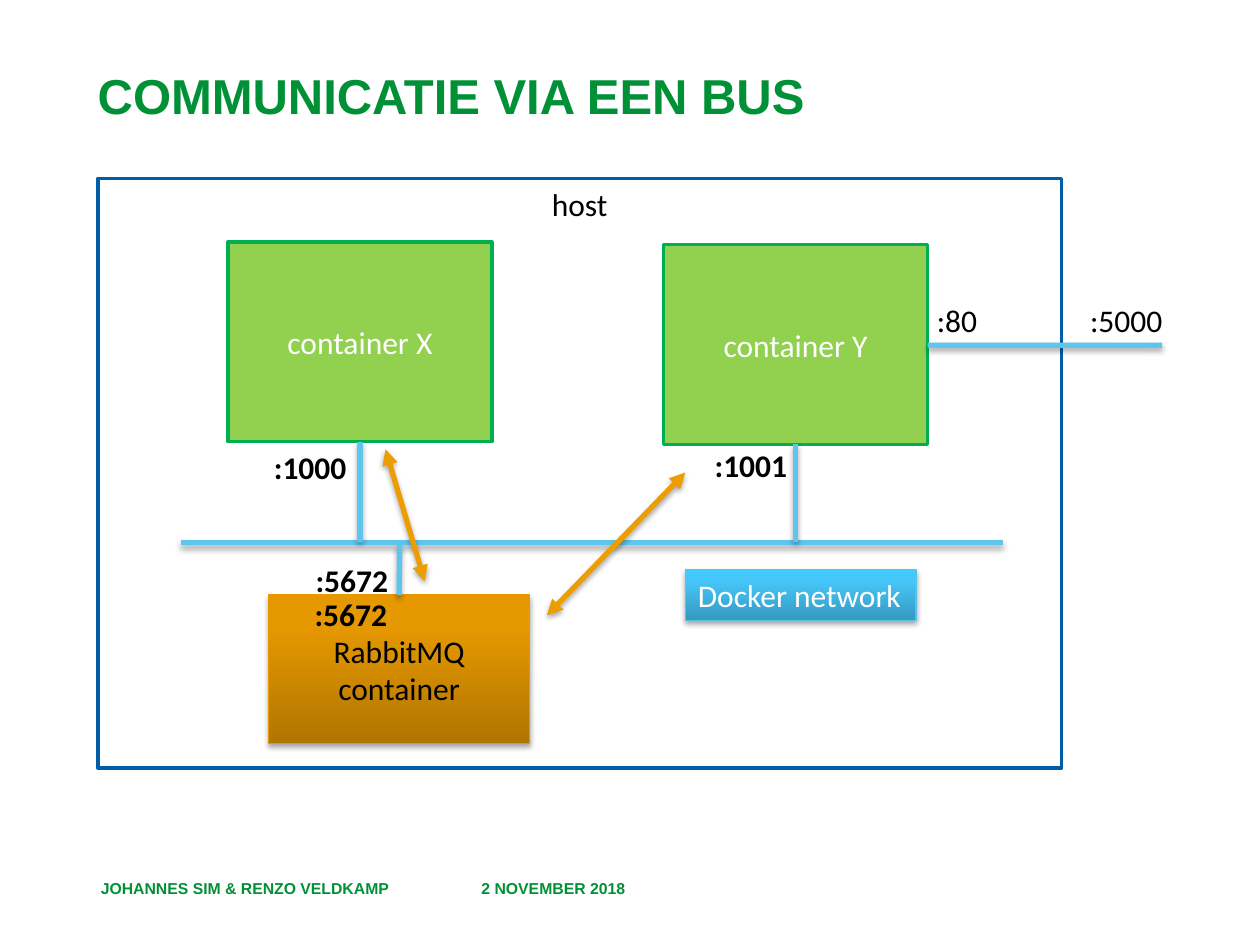
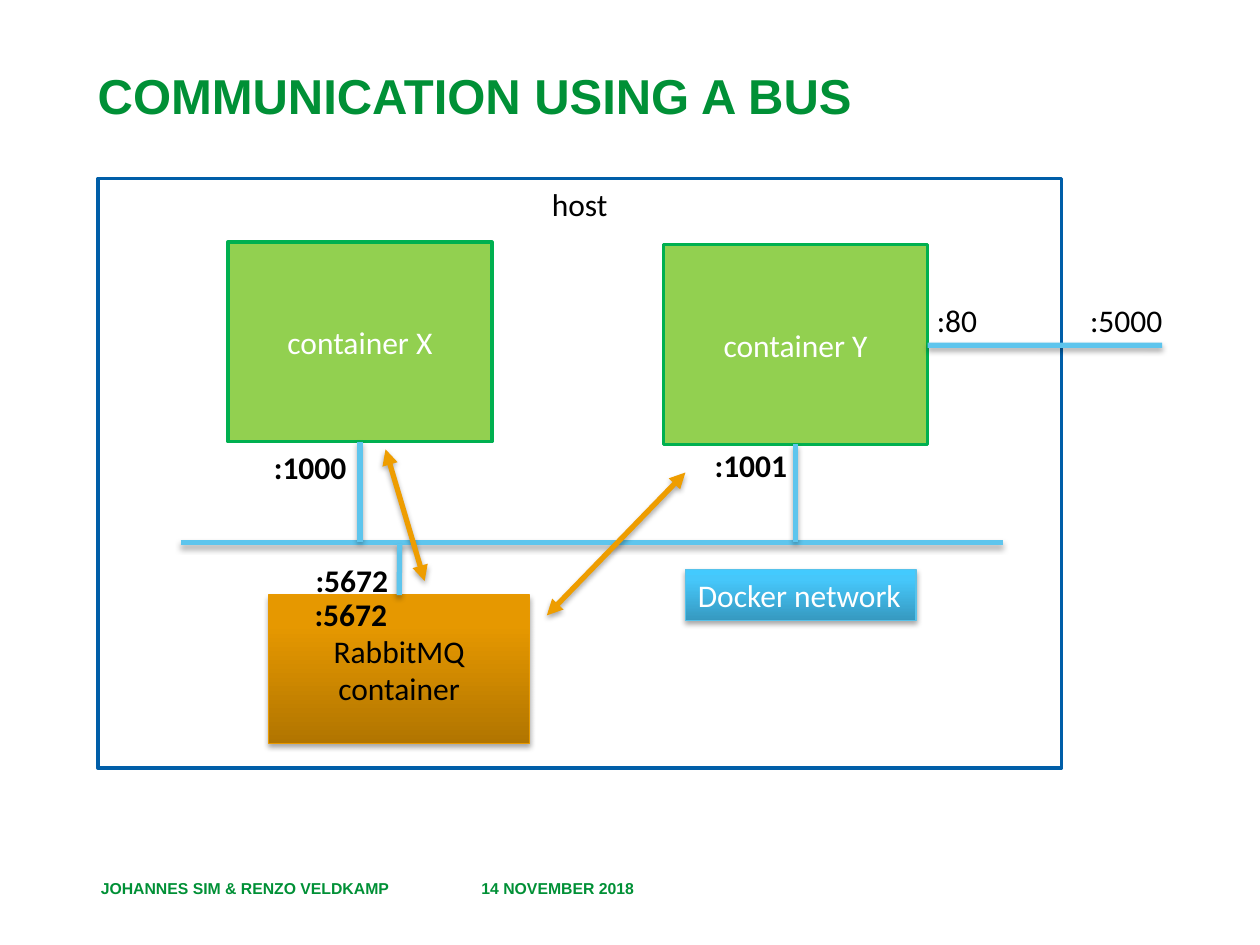
Before and after one commit to RenzoVeldkamp/MicroContainer, a slide deck: slide 8 of Presentatie/Microservices 101.pptx. Drawn at 1260x945 pixels with LibreOffice and Linux fonts; fonts in the diff are those of the drawing; background and template pictures are left out. Boxes give left, top, right and bottom in pixels: in the first picture for what was removed or moved away, otherwise in the second. Text is boxed around its words. In the diff, an @@ line names an element or a change of style, - is before the commit and + after.

```diff
--- a/Presentatie/Microservices 101.pptx
+++ b/Presentatie/Microservices 101.pptx
@@ title at <box>98,79,851,115</box>: text changed @@
-COMMUNICATIE VIA EEN BUS
+COMMUNICATION USING A BUS
@@ text at <box>481,883,634,894</box>: text changed @@
-2 NOVEMBER 2018
+14 NOVEMBER 2018
```
Also in this commit, not shown: 9 other slides changed, 25 other files.
